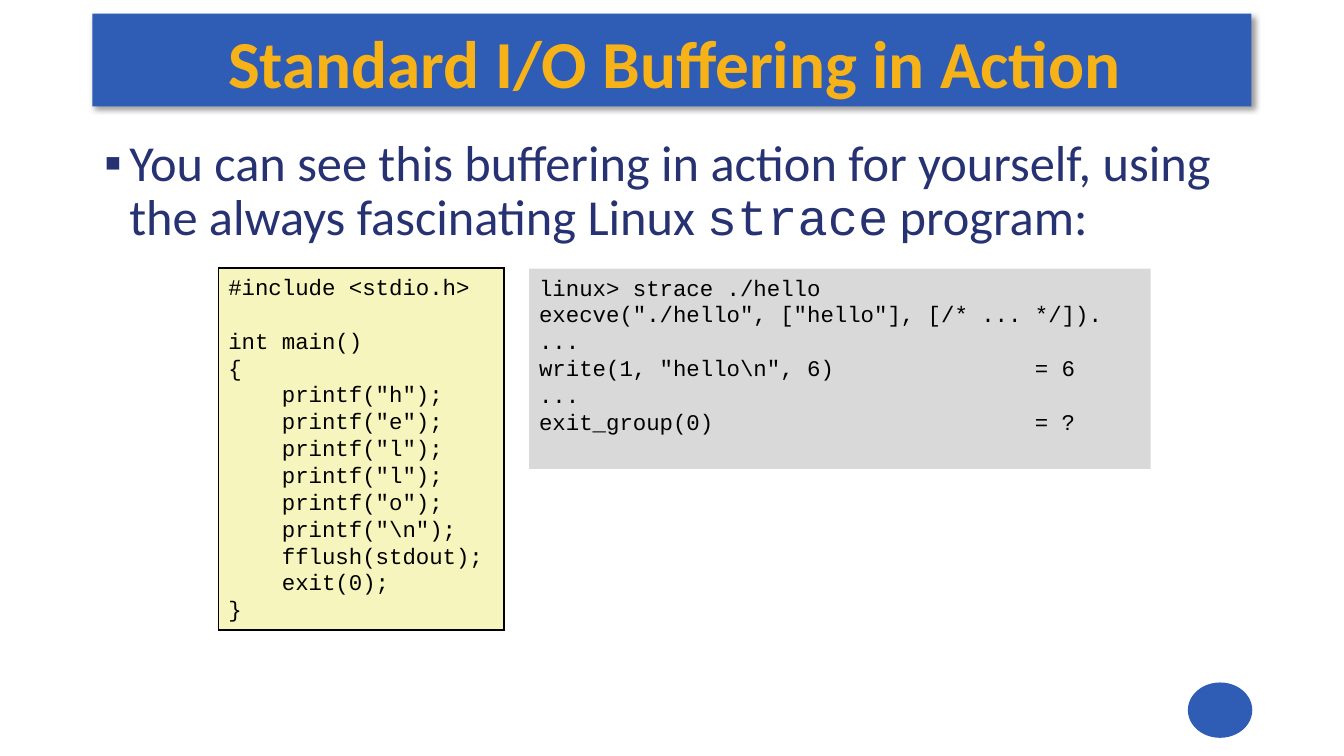
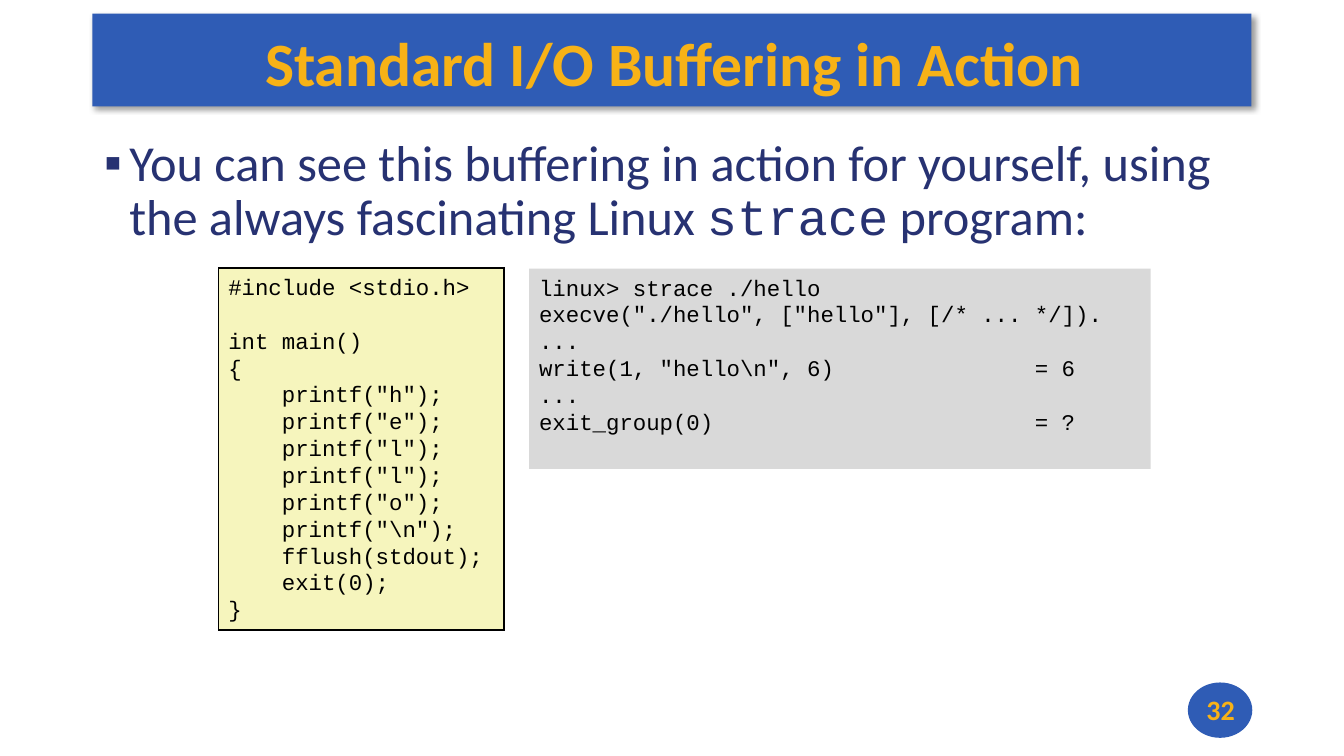
Before and after one commit to andrewt0301/hse-acos-course, a slide deck: slide 32 of docs/part2os/07_Synch/OS_Lecture_07.pptx. Drawn at 1344x756 pixels with LibreOffice and Linux fonts; fonts in the diff are those of the drawing. Boxes give left, top, right and bottom in pixels: in the first picture for what was removed or moved away, otherwise in the second. Text is boxed around its words. In the diff, an @@ line names an element or a change of style, - is before the commit and + after.

```diff
--- a/docs/part2os/07_Synch/OS_Lecture_07.pptx
+++ b/docs/part2os/07_Synch/OS_Lecture_07.pptx
@@ title "Standard I/O Buffering in Action" at <box>265,42,1083,97</box>: size 48 to 44 pt @@
@@ page number added at <box>1206,701,1234,720</box>, 20 pt, text #F7B217, bold @@
+32
```
Also in this commit, not shown: 38 other slides changed, 1 other file.
